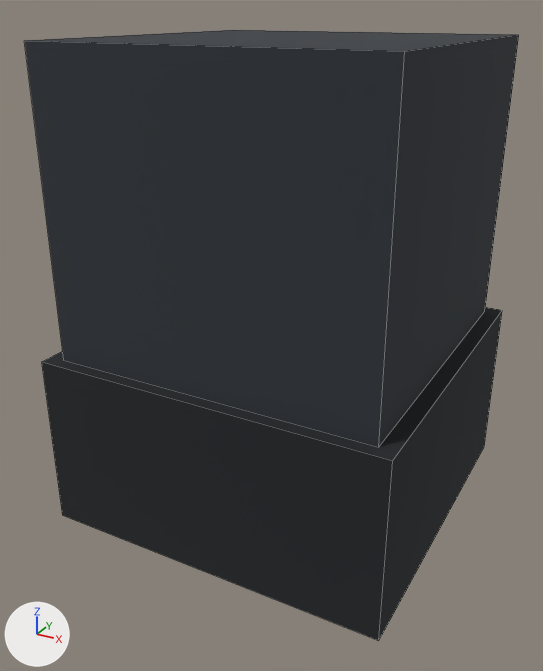
One commit to the FBX model assets/3d/export/inf_brute_lower_leg.fbx: the scene before it, then after it.
Rendered twice from a camera (50 mm lens) standing at (0.919, -1.782, 0.723) and looking at (-0.01, -0.093, -0.121). Lighting does not change. The marker at lower left points along +X, +Y and +Z. The picture after the commit comes second. Mesh edges are drawn as thin lines.

Script lines for the objects in view, before the commit:
```python
me_inf_brute_lower_leg = bpy.data.meshes.new('inf_brute_lower_leg')
me_inf_brute_lower_leg.from_pydata(...)  # a box spanning x -0.45..0.45, y -0.45..0.45, z -0.15..0.65; a box spanning x -0.495..0.495, y -0.485..0.485, z -0.65..-0.15
me_inf_brute_lower_leg.materials.append(mat_palette)  # picture img_palette_png
ob_inf_brute_lower_leg = bpy.data.objects.new('inf_brute_lower_leg', me_inf_brute_lower_leg)
ob_inf_brute_lower_leg.location = (0.0, 0.0, 0.0)
```
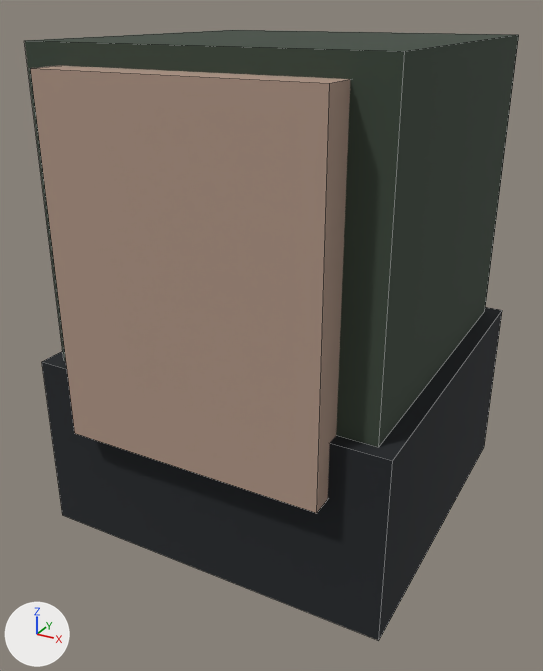
Pixel boxes [x1, y1, x2, y2] of what changed, in the pictures (543 x 671 px):
```json
{"part": 1, "of": "me_inf_brute_lower_leg", "change": "added", "after": [30, 66, 350, 513], "on screen": "brown"}
{"part": 2, "of": "me_inf_brute_lower_leg", "change": "surface changed", "before": [24, 30, 491, 444], "after": [24, 30, 491, 444]}
```

The change, as JSON lines over the scene's bpy script:
```json
{"block": "me_inf_brute_lower_leg", "where": "# used by ob_inf_brute_lower_leg; location = (0.0, 0.0, 0.0)"}
{"op": "remove", "block": "me_inf_brute_lower_leg", "code": "me_inf_brute_lower_leg.from_pydata(...)  # 16 vertices, 12 faces; spans x -0.495..0.495, y -0.485..0.485, z -0.65..0.65"}
{"op": "add", "block": "me_inf_brute_lower_leg", "code": "me_inf_brute_lower_leg.from_pydata(...)  # 24 vertices, 18 faces; spans x -0.495..0.495, y -0.54..0.485, z -0.65..0.65"}
{"block": "me_inf_brute_lower_leg", "change": "me_inf_brute_lower_leg part 1: a new loose piece, a box spanning x -0.35..0.35, y -0.54..-0.34, z -0.3..0.6, in mat_palette (picture img_palette_png)"}
{"block": "me_inf_brute_lower_leg", "change": "me_inf_brute_lower_leg part 2: 6 kept faces spanning x -0.45..0.45, y -0.45..0.45, z -0.15..0.65 get new texture (UV) coordinates"}
```
